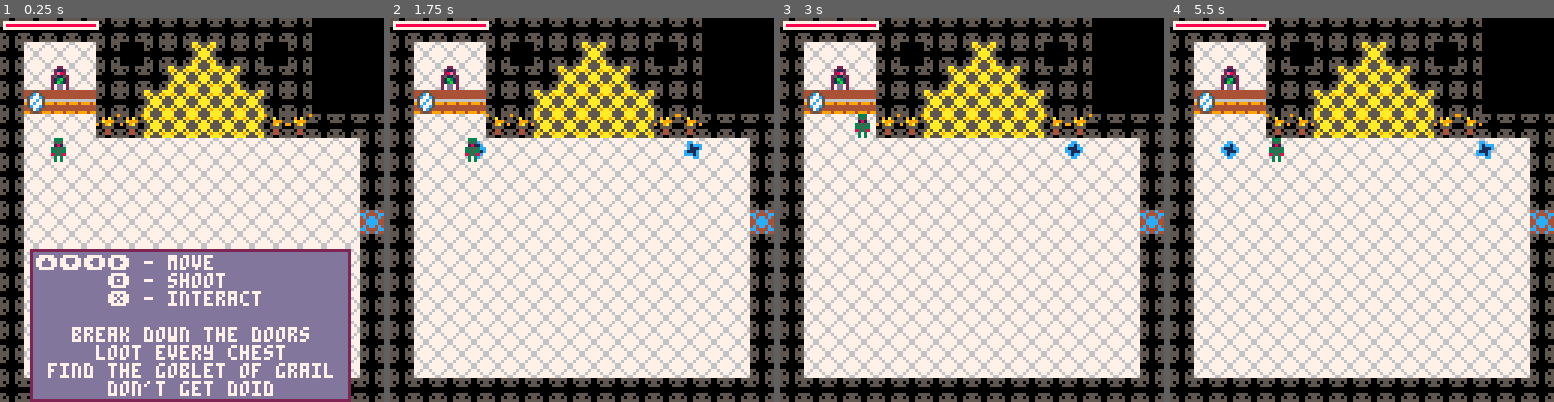
Above: before the commit, frames 1-4 (left to right).
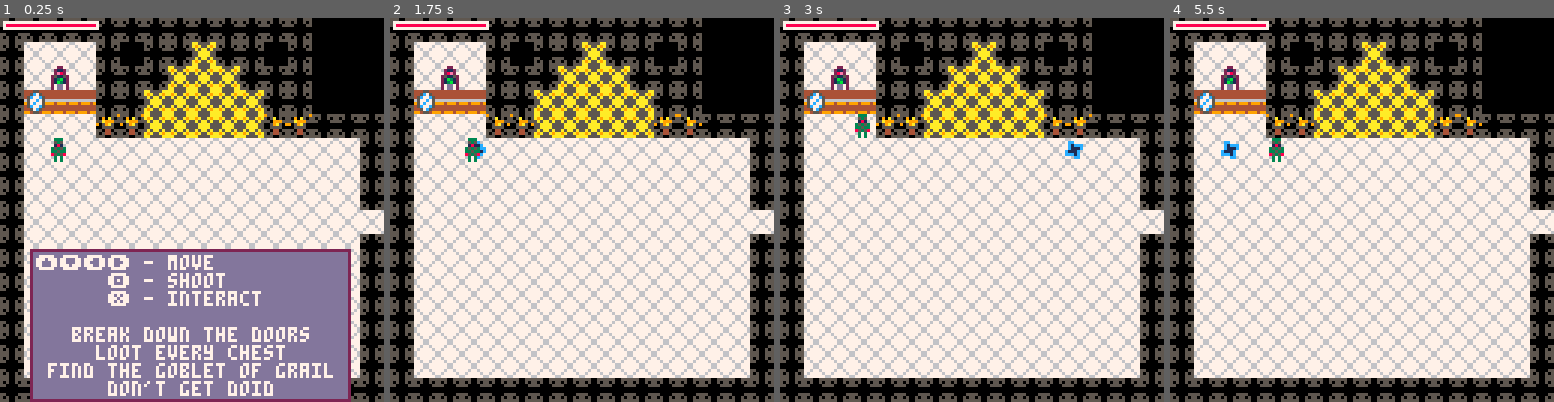
Above: after the commit, the same moments.

Repository: rledford/pico-door
Game: PICO-8 cartridge door.p8
Same seed, same stepped clock (60 frames per second), same inputs: the game is played once before the commit and once after it.
Inputs:
- Up to frame 1 (0.25 s): no input
- Up to frame 2 (1.75 s): tap X (X key) at 0.33, 1.07 s; tap O (Z key) at 0.7, 1.7 s; hold Right from 1.6 s (still down)
- Up to frame 3 (3 s): tap X (X key) at 1.85, 2.97 s; release Right at 2.1 s; tap O (Z key) at 2.1, 2.5, 2.9 s; hold Up 2.15-2.42 s; hold Right from 2.47 s (still down)
- Up to frame 4 (5.5 s): release Right at 3.03 s; hold Left 3.08-3.58 s; tap O (Z key) every 0.4 s from 3.3 to 5.3 s; hold Down 3.63-3.97 s; hold Right 4.02-4.68 s; tap X (X key) at 4.08, 5.2 s; hold Up 4.73-5.03 s; hold Left from 5.08 s (still down)

The runs differ from the first frame. In frame 1, 0.4% of the frame differs, in the area x 93-100%, y 50-57%; in frame 2, 0.5%; in frame 3, 0.5%; in frame 4, 0.6%, in the area x 13-100%, y 32-57%.

Commit message:
Tune enemies. Add upgrades to increase target radius and projectil lifetime. Update map layout and upgrade positions.

Diff:
--- a/door.p8
+++ b/door.p8
@@ -141,7 +141,11 @@
 MOOSE_TILE,
 MIRROR_TILE,
 ARTIFACT_TILE,
-HURT_FLASH_PAL = 0,1,2,0,1,2,4,3,16,6,19,21,37,28,27,14,57,40,41,42,43,44,45,22,5,35,12,60,{8,8,8,8,8,8,8,8,8,8,8,8,8,8,8,8}
+SNOIPER_TILE,
+THE_DISTANCE_TILE,
+HURT_FLASH_PAL =
+	0,1,2,0,1,2,4,3,16,6,19,21,37,28,27,14,57,40,41,42,43,44,45,22,5,35,12,60,28,29,
+	{8,8,8,8,8,8,8,8,8,8,8,8,8,8,8,8}
 
 -- globals --
 -------------
@@ -224,10 +228,11 @@
 function calculate_stat_totals_from_map()
 	for c=0,64,1 do
 		for r=0,48,1 do
-			if mget(c,r) == 3 then
+			local t = mget(c,r)
+			if t == 3 then
 				total_doors += 1
 			end
-			if mget(c,r) >= 41 and mget(c,r) <= 45 then
+			if (t >= 41 and t <= 45) or t == 28 or t == 29 then
 				total_chests += 1
 			end
 		end
@@ -324,9 +329,10 @@
 		this.fire_timer = 0
 		this.hitbox={x=2,y=2,w=3,h=4}
 		this.target=nil
-		this.auto_target_radius = 40
+		this.auto_target_radius = 30
 		this.projectile_damage = 2
 		this.projectile_speed = 1.3
+		this.projectile_lifetime = 60
 		this.has_ricochet = false
 		this.has_pierce = false
 		this.has_overload = false
@@ -409,6 +415,7 @@
 			)
 			proj.ricochet = this.has_ricochet
 			proj.pierce = this.has_pierce
+			proj.lifetime = this.projectile_lifetime
 			add(proj.collision_groups, ENEMY_GROUP)
 		end
 		this.fire_timer = clamp(this.fire_timer - 1, 0, this.fire_rate)
@@ -474,11 +481,11 @@
 upgrade_hp = {
 	spr = UPGRADE_HP_TILE,
 	name = "let me live",
-	description = "+1 to max hp and healz",
+	description = "increase hp and healz",
 	-- cost = 100,
 	-- persist = true,
 	on_upgrade = function()
-		player.max_hp += 1
+		player.max_hp += 2.5
 		player.hp = player.max_hp
 		increase_difficulty(0.15)
 	end
@@ -487,11 +494,11 @@
 upgrade_damage = {
 	spr = UPGRADE_DMG_TILE,
 	name = "tis more than a scratch",
-	description = "+1 to projectile damage",
+	description = "increase damage",
 	-- cost = 300,
 	-- persist = true,
 	on_upgrade = function()
-		player.projectile_damage += 1
+		player.projectile_damage += 2
 		increase_difficulty(0.15)
 	end
 }
@@ -499,7 +506,7 @@
 upgrade_fire_rate = {
 	spr = FAST_SHOT_TILE,
 	name = "it's high noon",
-	description = "increase rate of fire",
+	description = "increase fire rate",
 	-- cost = 500,
 	-- persist = true,
 	on_upgrade = function()
@@ -533,6 +540,26 @@
 	on_upgrade = function()
 		player.has_pierce = true
 		increase_difficulty(0.3)
+	end
+}
+
+upgrade_target_radius = {
+	spr = SNOIPER_TILE,
+	name = "snoiper",
+	description = "increase target range",
+	on_upgrade = function()
+		player.auto_target_radius += 8
+		increase_difficulty(0.5)
+	end
+}
+
+upgrade_projectile_lifetime = {
+	spr = THE_DISTANCE_TILE,
+	name = "the distance",
+	description = "increase projectile lifetime",
+	on_upgrade = function()
+		player.projectile_lifetime += 15
+		increase_difficulty(0.25)
 	end
 }
 
@@ -897,8 +924,8 @@
 			30, -- move rate
 			0, -- move timer
 			make_animation({48,49}, 16), -- anim
-			3, -- touch damage
-			3, -- range damage
+			2.25, -- touch damage
+			2.5, -- range damage
 			true -- is enemy
 	end,
 	update=function(this)
@@ -980,7 +1007,7 @@
 			get_enemy_hp_for_difficulty(5), -- hp
 			5, -- move rate
 			0, -- move timer
-			6, -- touch damage
+			3.5, -- touch damage
 			true -- is enemy
 	end,
 	update=function(this)
@@ -1016,8 +1043,8 @@
 			get_enemy_hp_for_difficulty(6), -- hp
 			5, -- move rate
 			0, -- move timer
-			5, -- touch damage
-			4, -- projectile damage
+			2.5, -- touch damage
+			3.5, -- projectile damage
 			45, --fire rate
 			0, -- fire timer
 			true -- is enemy
@@ -1300,15 +1327,17 @@
 
 function show_player_stats_toast()
 	show_toast_message({
-		"        hp: "..tostr(flr(player.hp)).."/"..tostr(player.max_hp),
+		"     health: "..tostr(flr(player.hp)).."/"..tostr(player.max_hp),
 		-- "     gems: "..tostr(player.gems).."/"..tostr(player.max_gems),
-		"    damage: "..tostr(player.projectile_damage),
-		" fire rate: "..tostr(60/player.fire_rate),
-		"difficulty: "..tostr(difficulty),
+		"     damage: "..tostr(player.projectile_damage),
+		"  fire dist: "..tostr(flr(30/player.projectile_speed/player.projectile_lifetime*30)*8),
+		"  fire rate: "..tostr(30/player.fire_rate).."/sec",
+		"target dist: "..tostr(player.auto_target_radius),
+		" difficulty: "..tostr(difficulty),
 		"- - - - - - - - - - -",
-		"     doors: "..tostr(doors_destroyed).."/"..tostr(total_doors),
-		"    chests: "..tostr(chests_looted).."/"..tostr(total_chests),
-		"   enemies: "..tostr(enemies_destroyed)
+		"      doors: "..tostr(doors_destroyed).."/"..tostr(total_doors),
+		"     chests: "..tostr(chests_looted).."/"..tostr(total_chests),
+		"    enemies: "..tostr(enemies_destroyed)
 	})
 end
 
@@ -1964,6 +1993,10 @@
 				place_upgrade_chest(c,r,tx,ty,upgrade_fire_rate)
 			-- elseif tile_type == OVERLOAD_TILE then
 			-- 	place_upgrade_chest(c,r,tx,ty,upgrade_overload)
+			elseif tile_type == SNOIPER_TILE then
+				place_upgrade_chest(c,r,tx,ty,upgrade_target_radius)
+			elseif tile_type == THE_DISTANCE_TILE then
+				place_upgrade_chest(c,r,tx,ty,upgrade_projectile_lifetime)
 			elseif tile_type == BOSS_TILE and room.x == 4 and room.y == 3 then
 				init_object(boss_door_type,tx,ty)
 			elseif tile_type == MOOSE_TILE then
@@ -2503,37 +2536,37 @@
 0101000381810000000000000000010000000000000000000001000000000000000000000000000100000000000000000000000000000000000101010000000000000000000000000000000000000000000000000000000000000000000000000000000000000000000000000000000000000000000000000000000000000000
 0000000000000000000000000000000000000000000000000000000000000000000000000000000000000000000000000000000000000000000000000000000000000000000000000000000000000000000000000000000000000000000000000000000000000000000000000000000000000000000000000000000000000000
 __map__
-0101010101010101010101010100000000000000000000000000000101010101000000000000000000000000000000000000000000000000000000000000000000000000000000000000000000000000000000000000000000000000000000000000000000000000000000000000000000000000000000000000000000000000
-01020202010001010501010001000000000000000000000000000001022c0201000101010101000000000000000000000000000000000000000001010101010000000000000000000000000000000000000000000000000000000000000000000000000000000000000000000000000000000000000000000000000000000000
-0102250201010105050501010100000001010101010101010000000102020239010110021001000000000000000000000000000000000000000001102a10010000000000010101010101010101000000000000000000000000000000000000000000000000000000000000000000000000000000000000000000000000000000
-010c27270101050505050501010000000102020102022b010000000102020202020302100201000000000000000000000000000000000000000001021002010000000001010101013901010101010000000000000000000000000000000000000000000000000000000000000000000000000000000000000000000000000000
-0102020239390505050505393901010101020201020202010000000102020239010110021001000000000000000000000000000000000000000001020202010000000001013902020202023901010000000000000000000000000000000000000000000000000000000000000000000000000000000000000000000000000000
-0102020202020202020202020202020101020239060202010000000102020201000102020201000000000000000000000000000000000000000001020202010000000001010202020202020201010000000000000000000000000000000000000000000000000000000000000000000000000000000000000000000000000000
-0102020202020202020202020202020101020202020202010000000102020201000102020239010101010000000000000000000000000101010139020202010000000001010202022302020201010000000000000000000000000000000000000000000000000000000000000000000000000000000000000000000000000000
-010202020202020202020202020202010102020202020201000000010202020100010206020202022901000000000000000000000000012b020202020602010000000001010202020202020201010000000000000000000000000000000000000000000000000000000000000000000000000000000000000000000000000000
-0102020202020202020202020202020302020202020202010000000102060201000102020202020202010000000000000000000000000102020202020202010000000001013902020202023901010000000000000000000000000000000000000000000000000000000000000000000000000000000000000000000000000000
-0102020202020202020202020202020101020202020202010000000102020201000102020202020202390101010101000001010101013902020202020202010000000001010101020202010101010000000000000000000000000000000000000000000000000000000000000000000000000000000000000000000000000000
-0102020202020202020202020202020101020202020202010000000102020201000102020202020202020202020201000001020202020202020202020202010000000000010101010201010101000000000000000000000000000000000000000000000000000000000000000000000000000000000000000000000000000000
-0102020202020202020202020202020101020639020202010101010102020201000102020202020202020210021001010101100210020202020202020602010000000000000001010201010000000000000000000000000000000000000000000000000000000000000000000000000000000000000000000000000000000000
-01020202020202020202020202020201010202010202020202020201020202010001022b0202020206020202100203020203021002020202060202020202010000000000000001010201010000000000000000000000000000000000000000000000000000000000000000000000000000000000000000000000000000000000
-0102020202020202020202020202020101020201020202020202020302020201000102020202020202020210021001010101100210020202020202020202010000000000000001390239010000000000000000000000000000000000000000000000000000000000000000000000000000000000000000000000000000000000
-01020202020202020202020202020201012b0202020202020202020102020201000102020202020202020202020201000001020202020202020202020202010000000000000001010201010000000000000000000000000000000000000000000000000000000000000000000000000000000000000000000000000000000000
-0101010101010101010101010101010101010101010101010102010101010101000101010101010101010101010101000001010101010101010201010101010000000000000001010201010000000000000000000000000000000000000000000000000000000000000000000000000000000000000000000000000000000000
+0101010101010101010101010100000000000000000000000000000101010101000101010101010000000000000000000000000000000000000000000000000000000000000000000000000000000000000000000000000000000000000000000000000000000000000000000000000000000000000000000000000000000000
+01020202010001010501010001000000000000000000000000000001022c0201000102020202010000000000000000000000000000000000000001010101010000000000000000000000000000000000000000000000000000000000000000000000000000000000000000000000000000000000000000000000000000000000
+0102250201010105050501010100000000000000000000000000000102020201010101021002010000000000000000000000000000000000000001102a10010000000000010101010101010101000000000000000000000000000000000000000000000000000000000000000000000000000000000000000000000000000000
+010c272701010505050505010100000000000000000000000000000102020202020203100202010000000000000000000000000000000000000001021002010000000001010101013901010101010000000000000000000000000000000000000000000000000000000000000000000000000000000000000000000000000000
+0102020239390505050505393901010100000000000000000000000102020201010139021002010000000000000000000000000000000000000001020202010000000001013902020202023901010000000000000000000000000000000000000000000000000000000000000000000000000000000000000000000000000000
+0102020202020202020202020202020100010101010101010000000102060201000102020202010000000000000000000000000000000000000001020202010000000001010202020202020201010000000000000000000000000000000000000000000000000000000000000000000000000000000000000000000000000000
+0102020202020202020202020202020100010202020202010000000102020201000102020202010101010000000000000000000000000101010101020202010000000001010202022302020201010000000000000000000000000000000000000000000000000000000000000000000000000000000000000000000000000000
+010202020202020202020202020202010101020202020201000000010202020100010202020202022901000000000000000000000000012b020202020602010000000001010202020202020201010000000000000000000000000000000000000000000000000000000000000000000000000000000000000000000000000000
+0102020202020202020202020202020202030202020202010101010102020201000102060202020202010000000000000000000000000102020202020202010000000001013902020202023901010000000000000000000000000000000000000000000000000000000000000000000000000000000000000000000000000000
+0102020202020202020202020202020101010202020602020202020102020201000102020202020202010101010100000001010101010102020202020202010000000001010101020202010101010000000000000000000000000000000000000000000000000000000000000000000000000000000000000000000000000000
+0102020202020202020202020202020100010202020202020202020302020201000102020202020202020202020100000001020202020202020202020202010000000000010101010201010101000000000000000000000000000000000000000000000000000000000000000000000000000000000000000000000000000000
+0102020202020202020202020202020100010101010102020602020102020201000102020202020202020202390101010101010210020202020202020602010000000000000001010201010000000000000000000000000000000000000000000000000000000000000000000000000000000000000000000000000000000000
+01020202020202020202020202020201000000000001020202020201010101010001022b0202020206020202030202020202031002020202060202020202010000000000000001010201010000000000000000000000000000000000000000000000000000000000000000000000000000000000000000000000000000000000
+0102020202020202020202020202020100000000000102020202020100000000000102020202020202020202010101010101390210020202021002020202010000000000000001390239010000000000000000000000000000000000000000000000000000000000000000000000000000000000000000000000000000000000
+0102020202020202020202020202020100000000000101013903010100000000000102020202020202020202020100000001020202020202390301020202010000000000000001010201010000000000000000000000000000000000000000000000000000000000000000000000000000000000000000000000000000000000
+0101010101010101010101010101010100000000000000000102010000000000000101010101010101010101010100000001010101010101010201010101010000000000000001010201010000000000000000000000000000000000000000000000000000000000000000000000000000000000000000000000000000000000
 0101010101010101010101010101000000000000000000000102010000000000000000000000000000000000000000000000000000000000010201000000000000000000000101010201010100000000000000000000000000000000000000000000000000000000000000000000000000000000000000000000000000000000
-0102020202030202021002020201000000000000000001010103010101000000000000000000000000000000000000000000000000010101010201010101000000000000000139020202390100000000000000000000000000000000000000000000000000000000000000000000000000000000000000000000000000000000
-0102130101010202102d10020201000000000000000001020213020201000000000000000000000000000000000000000000000000012c02390339020201000000000000000101020202010100000000000000000000000000000000000000000000000000000000000000000000000000000000000000000000000000000000
-0101020100010202021002020201000000000000000001020202020201000000000000000000000000000000000000000000000000010210020202020201000000000000000101020202010100000000000000000000000000000000000000000000000000000000000000000000000000000000000000000000000000000000
-0101020100010202020202020201000000000000000001020202020201000000000000000000000000000000000000000000000000010202020202020201000000000000000139020202390100000000000000000000000000000000000000000000000000000000000000000000000000000000000000000000000000000000
-0102020100010202020202020201000001010101010139020202020201000000000000000000000000000000000000000000000000010202020202020201000000000000000101020202010100000000000000000000000000000000000000000000000000000000000000000000000000000000000000000000000000000000
-0102130100010202020602020201000001130202020202020206020201000000000000000000000000000000000000000000000000010202060206020201000000000000000101020202010100000000000000000000000000000000000000000000000000000000000000000000000000000000000000000000000000000000
-0101020100010101010101010101000001033901390202020202020201000000000000000000000000000000000000000000000000010202020202020201000000000000000139020202390100000000000000000000000000000000000000000000000000000000000000000000000000000000000000000000000000000000
-0101020100000001010101010000000001020100010202020202020201000000000101010101010101010101010000000000000000010202060206020201000000000000000101020202010100000000000000000000000000000000000000000000000000000000000000000000000000000000000000000000000000000000
-010202010101010102290201010000000110010001020239010101010100000000012b022901020202020206010000000000000000010202020202020201000000000000000101020202010100000000000000000000000000000000000000000000000000000000000000000000000000000000000000000000000000000000
-0102130202020210020602100100000001020100010202010000000000000000000102220201020202020202010101010101010101010202020202021001000000000000000139020202390100000000000000000000000000000000000000000000000000000000000000000000000000000000000000000000000000000000
-010102020101010201010102010101010110010001020201010101010101010101010c191001020202020202391002022c02021010390202020202100201000000000000000101020202010100000000000000000000000000000000000000000000000000000000000000000000000000000000000000000000000000000000
-0101020201000102010001020202100101020100010202020202020202021002023902100210060202020213031002020202021010031302020210022901000000000000000101020202010100000000000000000000000000000000000000000000000000000000000000000000000000000000000000000000000000000000
-01020202010001020101010202100202021001000103010202062c0602021002020313020202020202020202010101010101010101010101010201010101000000000000000139020202390100000000000000000000000000000000000000000000000000000000000000000000000000000000000000000000000000000000
-01022b0201000102020202020202100101010100010201020202020202020101010102020202020202020202010000000000000000000000010201000000000000000000000101020202010100000000000000000000000000000000000000000000000000000000000000000000000000000000000000000000000000000000
+0102020202030202021002020201000000000000000001010102010101000000000000000000000000000000000000000000000000010101010201010101000000000000000139020202390100000000000000000000000000000000000000000000000000000000000000000000000000000000000000000000000000000000
+0102130101010202102d10020201000000000000000001020103390201000000000000000000000000000000000000000000000000012c02010339020201000000000000000101020202010100000000000000000000000000000000000000000000000000000000000000000000000000000000000000000000000000000000
+0101020100010202021002020201000000000000000001020213020201000000000000000000000000000000000000000000000000010210020202020201000000000000000101020202010100000000000000000000000000000000000000000000000000000000000000000000000000000000000000000000000000000000
+0101020100010202020202020201000000000000000001020202020201000000000000000000000000000000000000000000000000011002020202020201000000000000000139020202390100000000000000000000000000000000000000000000000000000000000000000000000000000000000000000000000000000000
+0102020100010202020202020201000001010101010101020202020201000000000000000000000000000000000000000000000000010202020202020201000000000000000101020202010100000000000000000000000000000000000000000000000000000000000000000000000000000000000000000000000000000000
+0102130100010202020602020201000001020213020202020206021001000000000000000000000000000000000000000000000000010202060206020201000000000000000101020202010100000000000000000000000000000000000000000000000000000000000000000000000000000000000000000000000000000000
+0101020100010101010101010101000001023901010202020202100201000000000000000000000000000000000000000000000000010202020202020201000000000000000139020202390100000000000000000000000000000000000000000000000000000000000000000000000000000000000000000000000000000000
+0101020100000001010101010000000001020100010202020210021c01000000000101010101010101010101010000000000000000010202060206020201000000000000000101020202010100000000000000000000000000000000000000000000000000000000000000000000000000000000000000000000000000000000
+010202010101010102290201010000000110010001020201010101010100000000012b0202011d0202020206010101010101010101010202020202020201000000000000000101020202010100000000000000000000000000000000000000000000000000000000000000000000000000000000000000000000000000000000
+0102130202020210020602100100000001030100010202010000000000000000000102220201020202020202011002020202020210390202020202021001000000000000000139020202390100000000000000000000000000000000000000000000000000000000000000000000000000000000000000000000000000000000
+010102020101010201010102010101010110010001020201010101010101010101010c191001020202020213031010020202021010031302020202100201000000000000000101020202010100000000000000000000000000000000000000000000000000000000000000000000000000000000000000000000000000000000
+0101020201000102010001020202100101020100010202020202020202020302023902100210060202020202391002020202020210010202020210022b01000000000000000101020202010100000000000000000000000000000000000000000000000000000000000000000000000000000000000000000000000000000000
+0102020201000102010101020210020202100100010202020206290602023902020313020202020202020202010101010101010101010101390201010101000000000000000139020202390100000000000000000000000000000000000000000000000000000000000000000000000000000000000000000000000000000000
+01022b0201000102020202020202100101010100010339020202020202020101010102020202020202020202010000000000000000000000010301000000000000000000000101020202010100000000000000000000000000000000000000000000000000000000000000000000000000000000000000000000000000000000
 0101010101010101010101010101010100000000010201010101010101010100000101010101010101010101010000000000000000000000010201000000000000000000000101020202010100000000000000000000000000000000000000000000000000000000000000000000000000000000000000000000000000000000
 
 
Not shown, changed: 40 lines of the sprite sheet (__gfx__) section of door.p8
